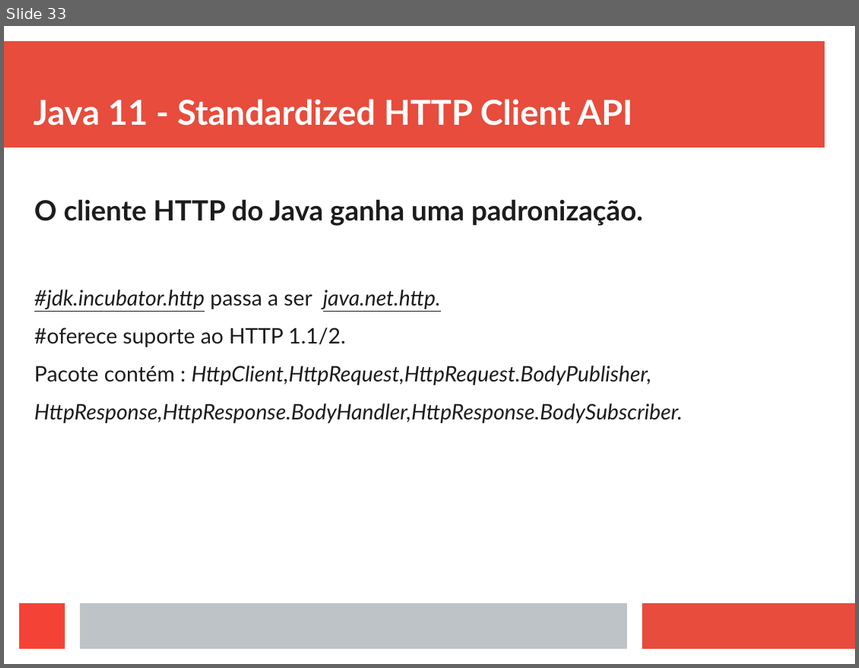
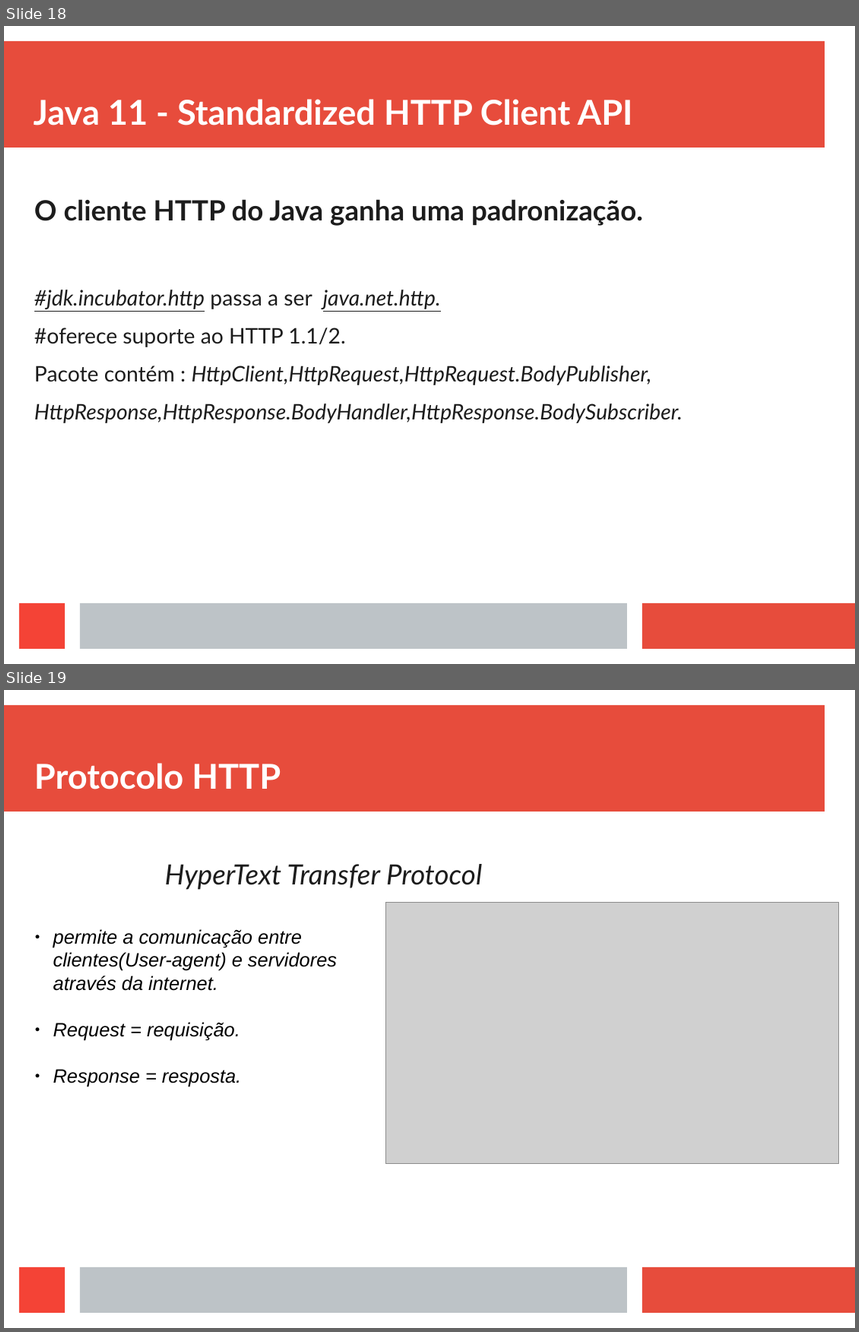
Before and after one commit to viniciusFortti/test, a slide deck: Apresentação/ApresentaçãoTerceiraSemana.odp. Shown one above the other, each under a label of ours: slide 33 before the commit, slides 18 and 19 after it. The pictures are 859x668 and 859x1332 pixels, drawn with LibreOffice and Linux fonts; fonts in the diff are those of the drawing; grey boxes stand for pictures. Boxes give left, top, right and bottom in pixels: in the first picture for what was removed or moved away, otherwise in the second. Text is boxed around its words. In the diff, an @@ line names an element or a change of style, - is before the commit and + after.

```diff
--- a/Apresentação/ApresentaçãoTerceiraSemana.odp
+++ b/Apresentação/ApresentaçãoTerceiraSemana.odp
@@ slide 19 added at [4, 690, 855, 1328], background #FFFFFF; not listed: 4 template elements that a slide beside it also shows @@
@@ title added at [34, 763, 281, 790], 32 pt, text #FFFFFF, bold @@
+Protocolo HTTP
@@ text added at [165, 864, 482, 890], 26 pt, text #1C1C1C, italic @@
+HyperText Transfer Protocol
@@ picture added at [386, 904, 839, 1165] @@
@@ text added at [53, 929, 337, 1087], 18 pt, text #000000, italic @@
+● permite a comunicação entre clientes(User-agent) e servidores através da internet.
+● Request = requisição.
+● Response = resposta.
@@ what was slide 33 is now slide 18 @@
```
Also in this commit, not shown: 8 other slides added, 16 slides removed, 4 other files.
